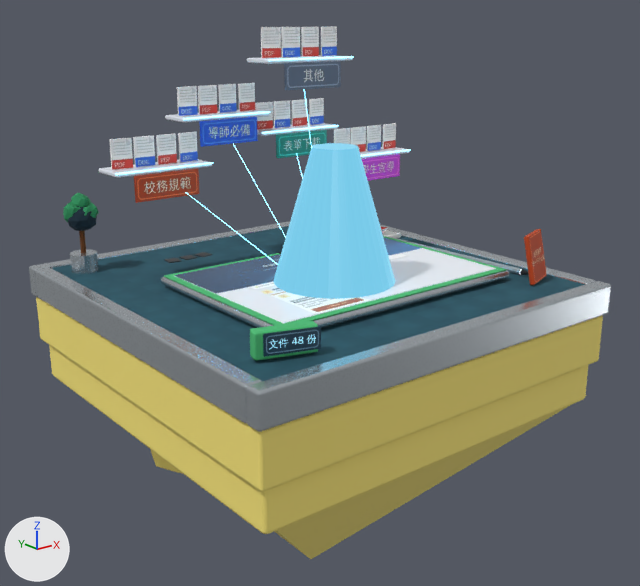
The glTF model public/models/tablet.glb as it was, and as the next commit left it.
Before and after are seen from a camera (50 mm lens) standing at (-5.06, -6.48, 2.4) and looking at (0.12, 0.0, -0.19). Every picture has the same lights, and +X, +Y and +Z are marked at lower left. The first picture is the older version. Where no turn or scale is listed for an object, it has been applied to the vertices. Vertices at exactly the same position are counted once.

The scene before the commit, as lines of its bpy script (objects in view):
```python
me_cone_002 = bpy.data.meshes.new('Cone.002')
me_cone_002.from_pydata(...)  # a 32-sided cut cone along z (radius 0.55 at the low end, 0.2 at the high end) spanning x -0.55..0.55, y -0.55..0.55, z -0.6..0.6
me_cone_002.materials.append(mat_palettematerial003)
me_cube_006 = bpy.data.meshes.new('Cube.006')
me_cube_006.from_pydata(...)  # 153 vertices, 282 faces; spans x -1.98..1.98, y -1.97..1.97, z -1.44..1.44
me_cube_006.materials.append(mat_palettematerial001)
me_cube_009 = bpy.data.meshes.new('Cube.009')
me_cube_009.from_pydata(...)  # 100 vertices, 192 faces; spans x -1.54..1.54, y -1.12..1.12, z -0.11..0.11
me_cube_009.materials.append(mat_palettematerial001)
me_cube_029 = bpy.data.meshes.new('Cube.029')
me_cube_029.from_pydata(...)  # 192 vertices, 376 faces; spans x -0.33..0.33, y -0.024..0.013, z -0.135..0.135
me_cube_029.materials.append(mat_doc_word)  # picture img_doc_word_0
me_icosphere_003 = bpy.data.meshes.new('Icosphere.003')
me_icosphere_003.from_pydata(...)  # 84 vertices, 160 faces; spans x -0.144..0.144, y -0.14..0.14, z -0.137..0.137
me_icosphere_003.materials.append(mat_palettematerial001)
ob_desk_beam = bpy.data.objects.new('desk_beam', me_cone_002)
ob_desk_beam.location = (-0.15, -0.55, 0.72)
ob_desk_bezel = bpy.data.objects.new('desk_bezel', me_cube_009)
ob_desk_bezel.location = (-0.17, -0.55, 0.13)
ob_desk_leaf_dark = bpy.data.objects.new('desk_leaf_dark', me_icosphere_003)
ob_desk_leaf_dark.location = (-1.59, 1.55, 0.53)
ob_desk_mat_dark = bpy.data.objects.new('desk_mat_dark', me_cube_006)
ob_desk_mat_dark.location = (0.01, 0.0, -1.72)
ob_shelf2_doc_word = bpy.data.objects.new('shelf2_doc_word', me_cube_029)
ob_shelf2_doc_word.location = (0.77, 1.16, 1.41)
# also in view: 'desk_screen' at (0.05, -0.35, 0.11); 'shelf0_cat_0' at (-1.1, 0.71, 0.91); 'shelf1_doc_word' at (-0.37, 1.15, 1.61); 'shelf0_doc_word' at (-0.98, 0.9, 1.21); 'shelf4_cat_4' at (0.25, 0.26, 1.86)
```
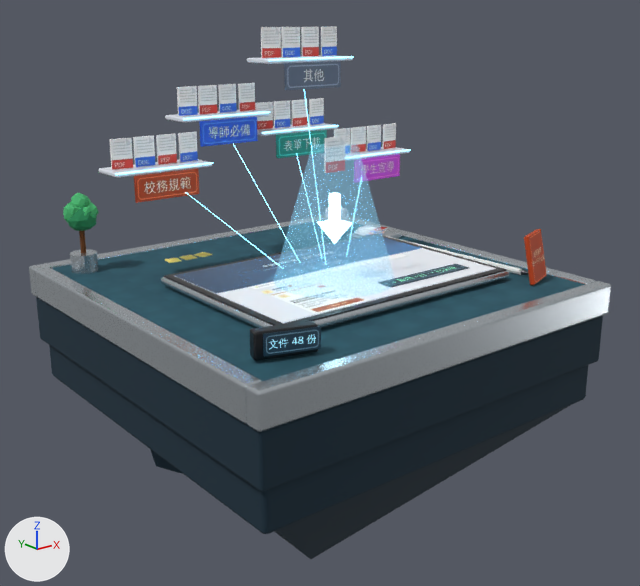
Changed parts and their boxes (x1, y1, x2, y2) in the pictures (640 x 586 px):
'fxhide_dl_doc_pdf', added
    after: (324, 136, 345, 173)
'fxhide_line_newline', added
    after: (378, 264, 469, 287)
part 1 of me_cube_009, surface changed
    both: (164, 236, 507, 361)
part 2 of me_icosphere_003, surface changed (blue to green)
    both: (68, 206, 97, 231)
part 3 of me_cube_006, surface changed (yellow to blue)
    both: (36, 297, 603, 559)
part 4 of me_cone_002, surface changed (cyan)
    before: (273, 143, 395, 298)

The change, as a diff of the scene's bpy script:
```diff
--- a/public/models/tablet.glb.py
+++ b/public/models/tablet.glb.py
@@ img_label_nl @@
+img_label_nl = load_image('label_nl', '_unpacked/label_nl', 420, 70, 'sRGB')
@@ mat_newline @@
+mat_newline = bpy.data.materials.new('newline')
+# uses the picture img_label_nl
@@ me_cone_002 @@
 me_cone_002.from_pydata(...)  # 64 vertices, 124 faces; spans x -0.55..0.55, y -0.55..0.55, z -0.6..0.6
 # used by ob_desk_beam; location = (-0.15, -0.55, 0.72)
+# me_cone_002 part 4: texture (UV) coordinates of 124 of 124 faces, centred in x -0.543..0.543, y -0.543..0.543, z -0.6..0.6, changed; they spanned u 0.28..0.28, v 0.72..0.72 and now span u 0.72..0.72, v 0.28..0.28
 me_cone_002.materials.append(mat_palettematerial003)
@@ me_cube_009 @@
 me_cube_009.from_pydata(...)  # 100 vertices, 192 faces; spans x -1.54..1.54, y -1.12..1.12, z -0.11..0.11
 # used by ob_desk_bezel; location = (-0.17, -0.55, 0.13)
+# me_cube_009 part 1: texture (UV) coordinates of 192 of 192 faces, centred in x -1.53..1.53, y -1.12..1.12, z -0.11..0.11, changed; they spanned u 0.34..0.34, v 0.66..0.66 and now span u 0.28..0.28, v 0.72..0.72
 me_cube_009.materials.append(mat_palettematerial001)
@@ me_icosphere_003 @@
 me_icosphere_003.from_pydata(...)  # 84 vertices, 160 faces; spans x -0.144..0.144, y -0.14..0.14, z -0.137..0.137
 # used by ob_desk_leaf_dark; location = (-1.59, 1.55, 0.53)
+# me_icosphere_003 part 2: texture (UV) coordinates of 160 of 160 faces, centred in x -0.136..0.133, y -0.133..0.136, z -0.129..0.127, changed; they spanned u 0.47..0.47, v 0.53..0.53 and now span u 0.41..0.41, v 0.59..0.59
 me_icosphere_003.materials.append(mat_palettematerial001)
@@ me_cube_006 @@
 me_cube_006.from_pydata(...)  # 153 vertices, 282 faces; spans x -1.98..1.98, y -1.97..1.97, z -1.44..1.44
 # used by ob_desk_mat_dark; location = (0.01, 0.0, -1.72)
+# me_cube_006 part 3: texture (UV) coordinates of 282 of 282 faces, centred in x -1.98..1.96, y -1.97..1.97, z -1.02..1.44, changed; they spanned u 0.53..0.53, v 0.47..0.47 and now span u 0.47..0.47, v 0.53..0.53
 me_cube_006.materials.append(mat_palettematerial001)
@@ me_cube_057 @@
+me_cube_057.from_pydata(...)  # a box spanning x -0.5..0.5, y -0.085..0.085, z -0.004..0.004
+me_cube_057.materials.append(mat_newline)
@@ me_cube_058 @@
+me_cube_058.from_pydata(...)  # 96 vertices, 188 faces; spans x -0.11..0.11, y -0.01..0.01, z -0.15..0.15
+me_cube_058.materials.append(mat_doc_pdf)  # picture img_doc_pdf_0
@@ ob_fxhide_line_newline @@
+ob_fxhide_line_newline = bpy.data.objects.new('fxhide_line_newline', me_cube_057)
+ob_fxhide_line_newline.location = (0.6, -0.95, 0.12)
@@ ob_fxhide_dl_doc_pdf @@
+ob_fxhide_dl_doc_pdf = bpy.data.objects.new('fxhide_dl_doc_pdf', me_cube_058)
+ob_fxhide_dl_doc_pdf.location = (-0.15, -0.55, 1.25)
```
